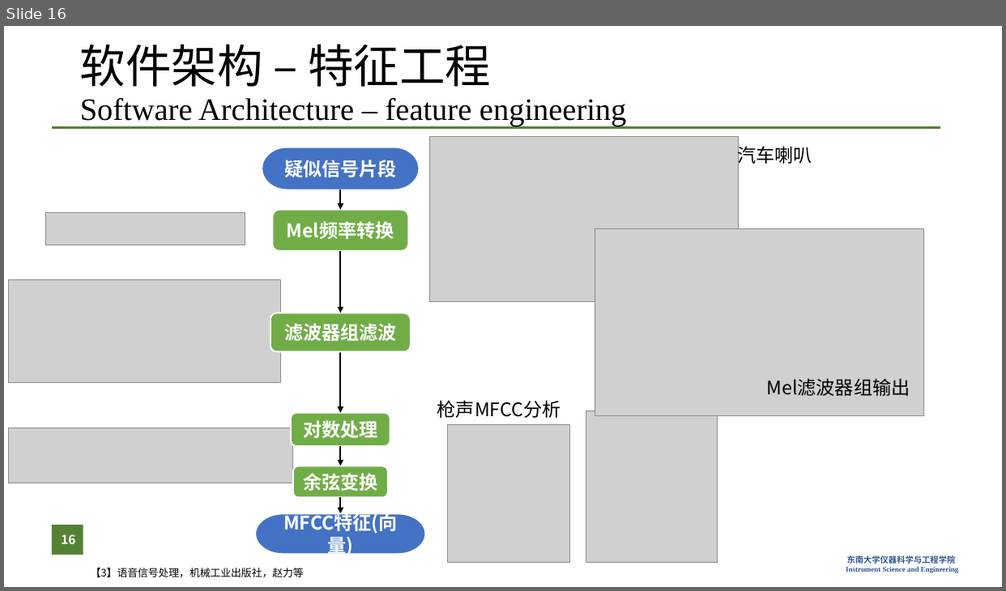
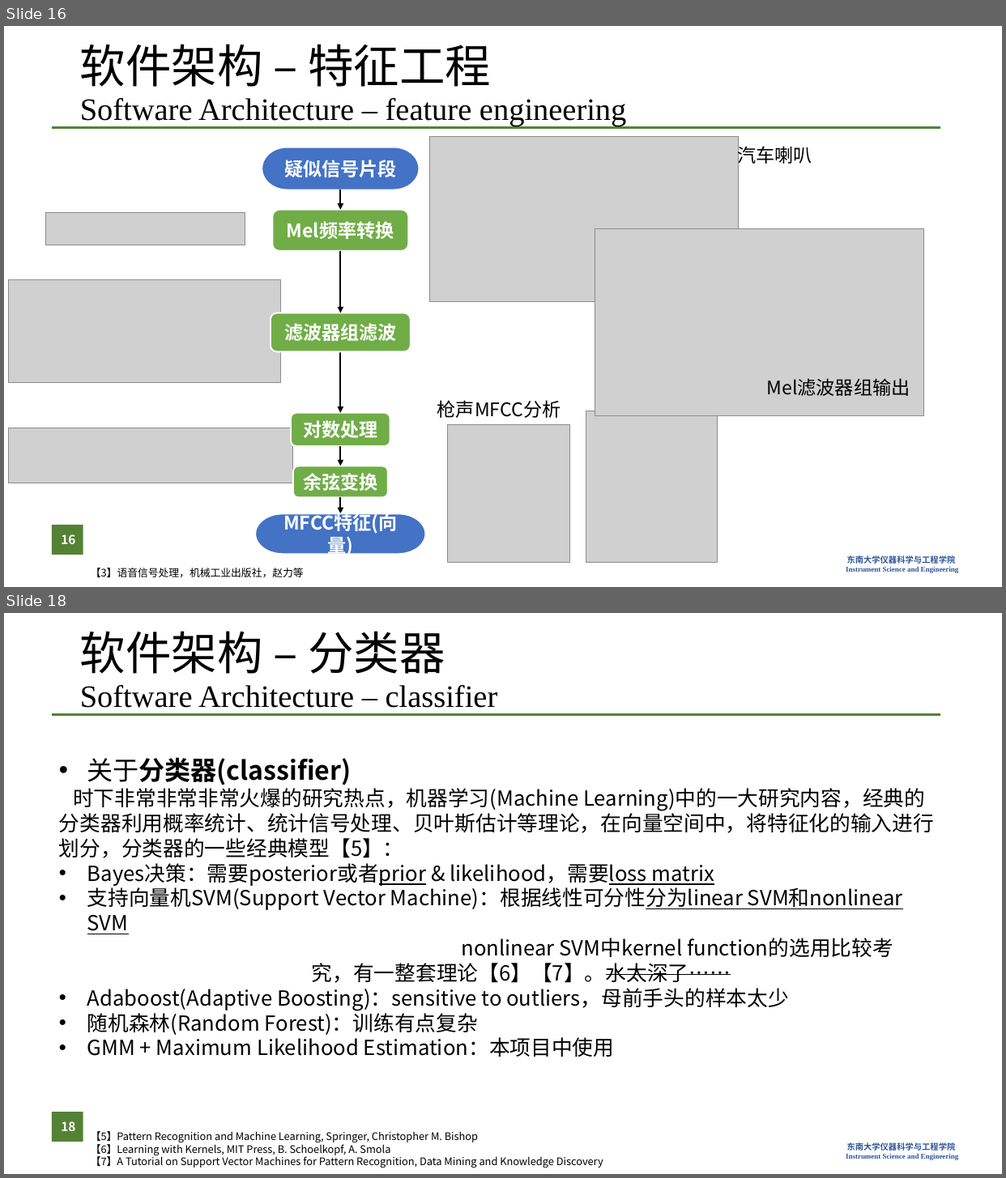
Before and after one commit to zzFon/Gun-Shot-Detection-and-Positioning_Matlab, a slide deck: Presentation.pptx. Shown one above the other, each under a label of ours: slide 16 before the commit, slides 16 and 18 after it; the slides between them are not shown. The pictures are 1006x591 and 1006x1178 pixels, drawn with LibreOffice and Linux fonts; fonts in the diff are those of the drawing; grey boxes stand for pictures; background and template pictures are left out. Boxes give left, top, right and bottom in pixels: in the first picture for what was removed or moved away, otherwise in the second. Text is boxed around its words. In the diff, an @@ line names an element or a change of style, - is before the commit and + after.

```diff
--- a/Presentation.pptx
+++ b/Presentation.pptx
@@ slide 18 added at (4,613,1002,1174), background #FFFFFF; not listed: 2 template elements that a slide beside it also shows @@
@@ title added at (80,631,498,708), 30 pt, text #000000 @@
+软件架构 – 分类器
+Software Architecture – classifier
@@ text added at (59,757,934,1057), 20 pt, text #000000 @@
+• 关于分类器(classifier)
+时下非常非常非常火爆的研究热点，机器学习(Machine Learning)中的一大研究内容，经典的分类器利用概率统计、统计信号处理、贝叶斯估计等理论，在向量空间中，将特征化的输入进行划分，分类器的一些经典模型【5】：
+• Bayes决策：需要posterior或者prior & likelihood，需要loss matrix
+• 支持向量机SVM(Support Vector Machine)：根据线性可分性分为linear SVM和nonlinear SVM
+nonlinear SVM中kernel function的选用比较考 究，有一整套理论【6】【7】。水太深了……
+• Adaboost(Adaptive Boosting)：sensitive to outliers，母前手头的样本太少
+• 随机森林(Random Forest)：训练有点复杂
+• GMM + Maximum Likelihood Estimation：本项目中使用
@@ page number added at (52,1112,83,1142), fill #548235, 12 pt, text #FFFFFF, bold @@
+18
@@ text added at (91,1131,603,1169), 10 pt, text #000000 @@
+【5】Pattern Recognition and Machine Learning, Springer, Christopher M. Bishop
+【6】Learning with Kernels, MIT Press, B. Schoelkopf, A. Smola
+【7】A Tutorial on Support Vector Machines for Pattern Recognition, Data Mining and Knowledge Discovery
```
Also in this commit, not shown: 5 slides changed, 4 other slides added, 1 other file.
